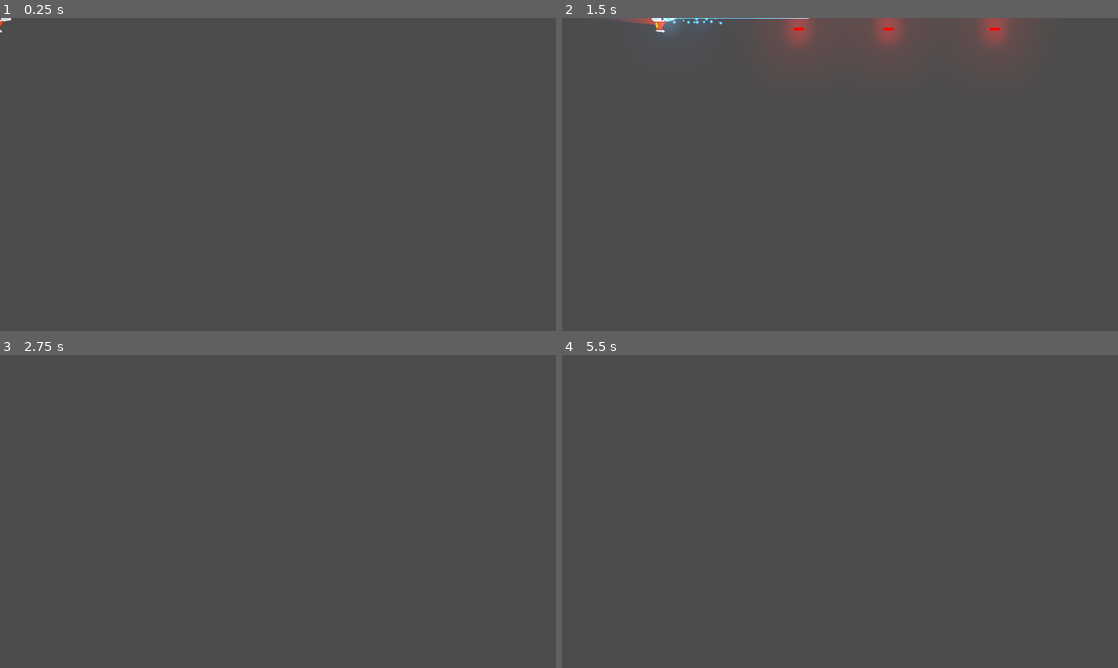
Above: before the commit, frames 1-4 (two rows, left to right).
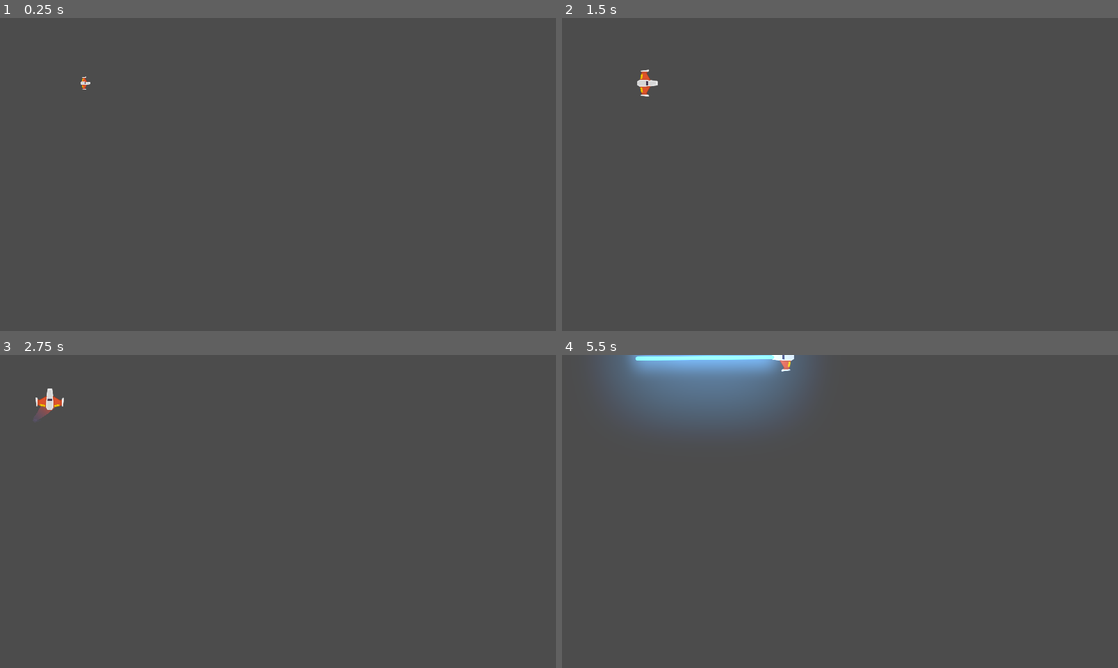
Above: after the commit, the same moments.

Repository: Agustinrach/Meteoritos
Game: Godot game, scene res://Juego/Niveles/NivelTest.tscn
Same seed, same stepped clock (60 frames per second), same inputs: the game is played once before the commit and once after it. The project has no main scene, so this scene is started directly.
Inputs (mouse positions are in pixels of both pictures, inside the frame that each line leads up to):
- Up to frame 1 (0.25 s): no input
- Up to frame 2 (1.5 s): move the mouse to (962, 158) at 0.52 s; press the mouse at (962, 158) at 0.53 s; hold W (mover_adelante) 0.53-1.28 s; move the mouse to (728, 190) at 1.27 s; release the mouse at (728, 190) at 1.28 s; hold S (mover_atras) from 1.28 s (still down); right-click (728, 190) at 1.35 s
- Up to frame 3 (2.75 s): move the mouse to (333, 442) at 2.02 s; release S (mover_atras) at 2.03 s; hold W (mover_adelante) from 2.03 s (still down); hold Left (rotar_antihorario) from 2.03 s (still down)
- Up to frame 4 (5.5 s): move the mouse to (812, 574) at 2.77 s; release Left (rotar_antihorario) at 2.78 s; tap Right (rotar_horario) at 2.85 s; tap Enter at 3.5, 5 s; move the mouse to (1006, 558) at 3.52 s; release W (mover_adelante) at 3.53 s; press the mouse at (1006, 558) at 3.53 s; hold S (mover_atras) from 3.53 s (still down); tap Space at 4.25 s; move the mouse to (673, 464) at 4.27 s; release the mouse at (673, 464) at 4.28 s; right-click (673, 464) at 4.35 s; move the mouse to (867, 511) at 5.02 s; hold Left (rotar_antihorario) from 5.03 s (still down)

The runs differ from the first frame. In frame 1, less than 0.1% of the frame differs, in the area x 0-17%, y 0-23%; in frame 2, 2.5%; in frame 3, 0.2%; in frame 4, 7.3%, in the area x 7-45%, y 0-24%.

Commit message:
animacion spawn y maquina de estados finitos

Diff:
--- a/Juego/Naves/player/Player.gd
+++ b/Juego/Naves/player/Player.gd
@@ -1,6 +1,10 @@
 #Player.gd
 class_name Player
 extends RigidBody2D
+
+##enums
+
+enum ESTADO {SPAWN, VIVO, INVENCIBLE, MUERTO}
 
 ## atributos export
 
@@ -11,15 +15,27 @@
 # atributos
 var empuje:Vector2 = Vector2.ZERO
 var dir_rotacion:int = 0
+var estado_actual:int = ESTADO.SPAWN
+
 # atributos onready
 
 onready var motor_sfx:Motor = $MotorSFX
 onready var canion:Canion = $Canion
 onready var laser:RayoLaser = $LaserBeam2D
 onready var estela:Estela = $EstelaPuntoInicio/Trail2D
+onready var colisionador:CollisionShape2D = $CollisionShape2D
+
 #metodos
 
+func _ready() -> void:
+	controlador_estados(estado_actual)
+
+
 func _unhandled_input(event: InputEvent) -> void:
+
+	if not esta_input_activo():
+		return
+
 	#disparoRayo
 	if event.is_action_pressed("disparo_secundario"):
 		laser.set_is_casting(true)
@@ -49,6 +65,10 @@
 	player_input()
 
 func player_input()->void:
+
+	if not esta_input_activo():
+		return
+
 	#empuje
 	empuje = Vector2.ZERO
 	if Input.is_action_pressed("mover_adelante"):
@@ -70,3 +90,32 @@
 
 	if Input.is_action_just_released("disparo_principal"):
 		canion.set_esta_disparando(false)
+
+func controlador_estados(nuevo_estado:int) -> void:
+		match nuevo_estado:
+			ESTADO.SPAWN:
+				colisionador.set_deferred("disabled", true)
+				canion.set_puede_disparar(false)
+			ESTADO.VIVO:
+				colisionador.set_deferred("disabled", false)
+				canion.set_puede_disparar(true)
+			ESTADO.INVENCIBLE:
+				colisionador.set_deferred("disabled", true)
+			ESTADO.MUERTO:
+				colisionador.set_deferred("disabled", true)
+				canion.puede_disparar(true)
+				queue_free()
+			_:
+				printerr("error de estado")
+
+		estado_actual = nuevo_estado
+
+func esta_input_activo() -> bool:
+	if estado_actual in [ESTADO.MUERTO, ESTADO.SPAWN]:
+		return false
+	return true
+
+
+func _on_AnimationPlayer_animation_finished(anim_name: String) -> void:
+	if anim_name == "spawn":
+		controlador_estados(ESTADO.VIVO)
--- a/Juego/Naves/player/Player.tscn
+++ b/Juego/Naves/player/Player.tscn
@@ -17,6 +17,25 @@
 [sub_resource type="AudioStreamOGGVorbis" id=2]
 data = PoolByteArray( 79, 103, 103, 83, 0, 2, 0, 0, 0, 0, 0, 0, 0, 0, 81, 74, 0, 0, 0, 0, 0, 0, 137, 165, 224, 48, 1, 3 …(30745 unchanged characters)…
 
+[sub_resource type="Animation" id=3]
+resource_name = "default"
+
+[sub_resource type="Animation" id=4]
+resource_name = "spawn"
+length = 1.6
+tracks/0/type = "value"
+tracks/0/path = NodePath("Sprite:scale")
+tracks/0/interp = 1
+tracks/0/loop_wrap = true
+tracks/0/imported = false
+tracks/0/enabled = true
+tracks/0/keys = {
+"times": PoolRealArray( 0, 0.2, 0.5, 0.8, 1.1, 1.6 ),
+"transitions": PoolRealArray( 1, 1, 1, 1, 1, 1 ),
+"update": 0,
+"values": [ Vector2( 0.2, 0.2 ), Vector2( 0.4, 0.4 ), Vector2( 0.7, 0.7 ), Vector2( 0.3, 0.3 ), Vector2( 0.7, 0.7 ), Vector2( 1, 1 ) ]
+}
+
 [node name="Player" type="RigidBody2D"]
 position = Vector2( 0.779633, -0.106995 )
 z_index = 50
@@ -30,6 +49,7 @@
 
 [node name="Sprite" type="Sprite" parent="."]
 rotation = 1.5708
+scale = Vector2( 0.4, 0.4 )
 texture = ExtResource( 1 )
 
 [node name="CollisionShape2D" type="CollisionShape2D" parent="."]
@@ -74,6 +94,12 @@
 
 [node name="Tween" type="Tween" parent="MotorSFX"]
 
+[node name="AnimationPlayer" type="AnimationPlayer" parent="."]
+autoplay = "spawn"
+anims/default = SubResource( 3 )
+anims/spawn = SubResource( 4 )
+
 [connection signal="timeout" from="Canion/TimerEnfriamiento" to="Canion" method="_on_TimerEnfriamiento_timeout"]
+[connection signal="animation_finished" from="AnimationPlayer" to="." method="_on_AnimationPlayer_animation_finished"]
 
 [editable path="Canion"]
--- a/Juego/Niveles/NivelTest.tscn
+++ b/Juego/Niveles/NivelTest.tscn
@@ -8,6 +8,7 @@
 script = ExtResource( 1 )
 
 [node name="Player" parent="." instance=ExtResource( 2 )]
+position = Vector2( 294.915, 225.037 )
 
 [node name="WorldEnvironment" type="WorldEnvironment" parent="."]
 environment = ExtResource( 3 )
--- a/Juego/Proyectiles/Canion.gd
+++ b/Juego/Proyectiles/Canion.gd
@@ -14,7 +14,7 @@
 onready var timer_enfriamiento:Timer = $TimerEnfriamiento
 onready var esta_enfriado:bool = true
 onready var esta_disparando:bool = false setget set_esta_disparando
-
+onready var puede_disparar:bool = false setget set_puede_disparar
 ##atributos
 
 var puntos_disparo:Array = []
@@ -23,6 +23,9 @@
 
 func set_esta_disparando(disparando:bool)-> void:
 	esta_disparando= disparando
+
+func set_puede_disparar(duenio_puede:bool) -> void:
+		puede_disparar = duenio_puede
 
 ##metodos
 func _ready() -> void:
Not shown: 1 places in Juego/Naves/player/Player.tscn that only renumber resources
